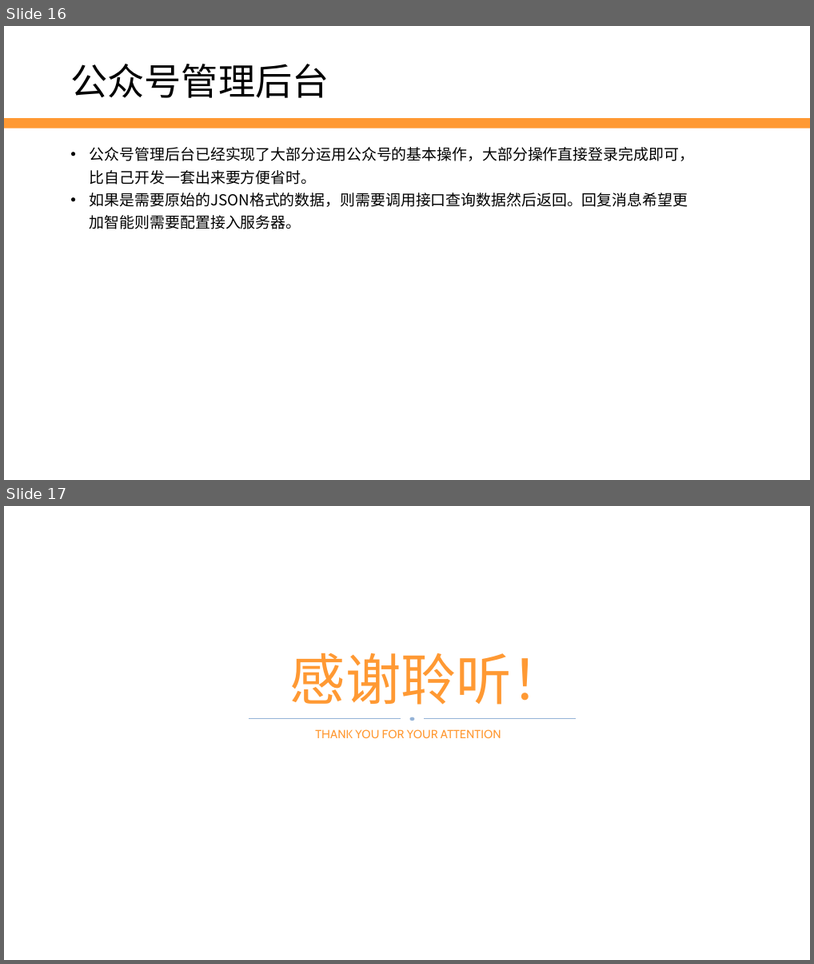
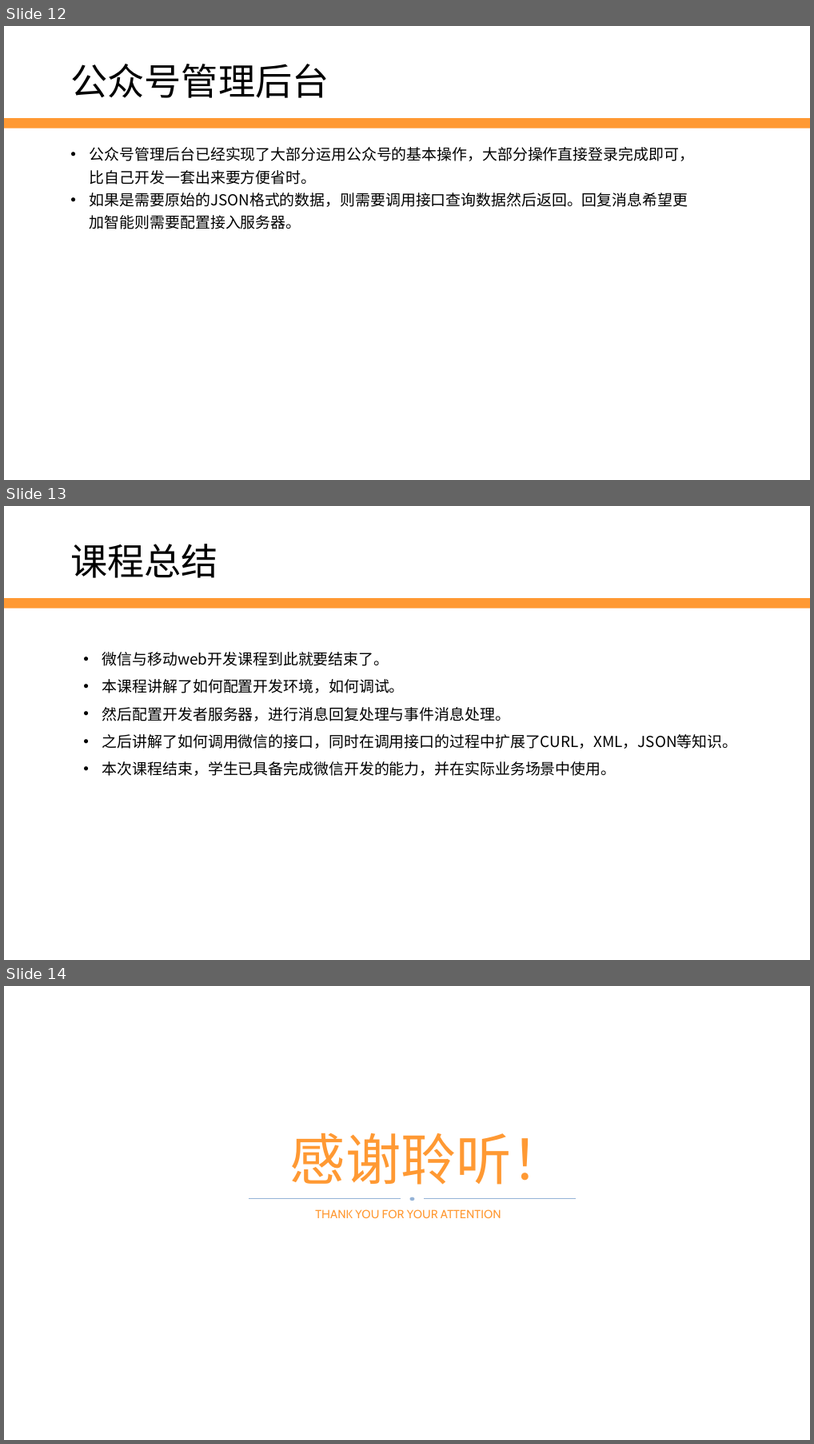
Before and after one commit to edu2act/2017-2018_1st_Wechat_Web_Programming, a slide deck: meterials/slides/ch12-revise-and-think.pptx. Shown one above the other, each under a label of ours: slides 16 and 17 before the commit, slides 12, 13 and 14 after it. The pictures are 814x964 and 814x1444 pixels, drawn with LibreOffice and Linux fonts; fonts in the diff are those of the drawing; background and template pictures are left out. Boxes give left, top, right and bottom in pixels: in the first picture for what was removed or moved away, otherwise in the second. Text is boxed around its words. In the diff, an @@ line names an element or a change of style, - is before the commit and + after.

```diff
--- a/meterials/slides/ch12-revise-and-think.pptx
+++ b/meterials/slides/ch12-revise-and-think.pptx
@@ slide 13 added at box(4, 506, 810, 960), background #FFFFFF; not listed: 1 template element that a slide beside it also shows @@
@@ text added at box(70, 544, 218, 578), 44 pt, text #000000 @@
+课程总结
@@ text added at box(102, 652, 738, 776), 18 pt, text #000000 @@
+• 微信与移动web开发课程到此就要结束了。
+• 本课程讲解了如何配置开发环境，如何调试。
+• 然后配置开发者服务器，进行消息回复处理与事件消息处理。
+• 之后讲解了如何调用微信的接口，同时在调用接口的过程中扩展了CURL，XML，JSON等知识。
+• 本次课程结束，学生已具备完成微信开发的能力，并在实际业务场景中使用。
@@ what was slide 16 is now slide 12 @@
@@ what was slide 17 is now slide 14 @@
```
Also in this commit, not shown: 4 slides removed, 23 other files.
